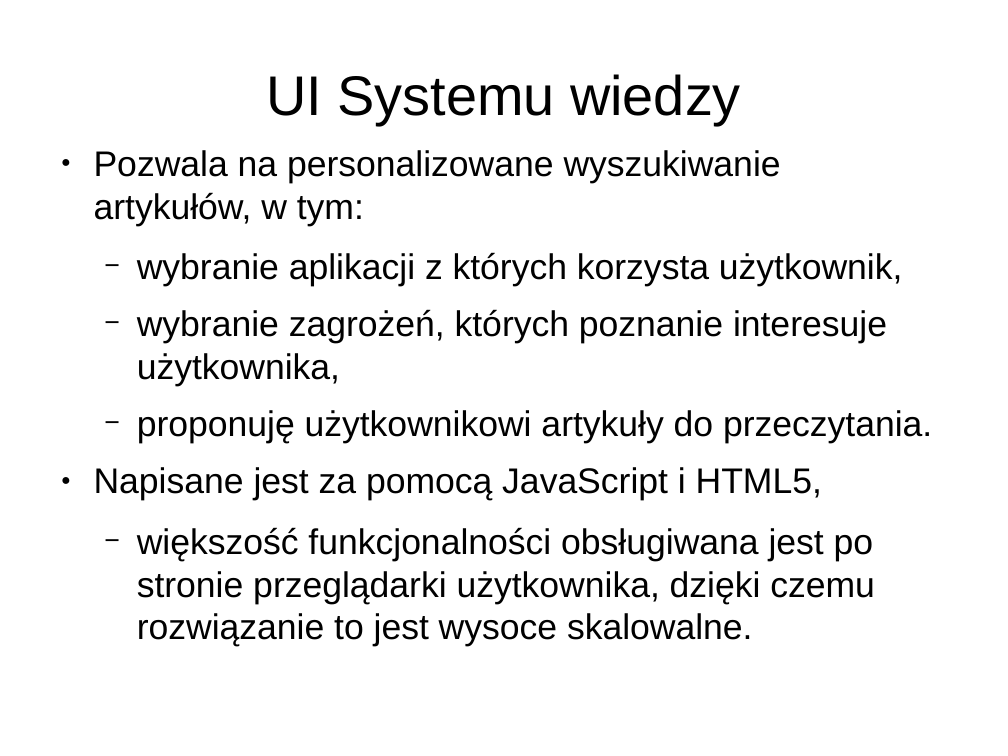
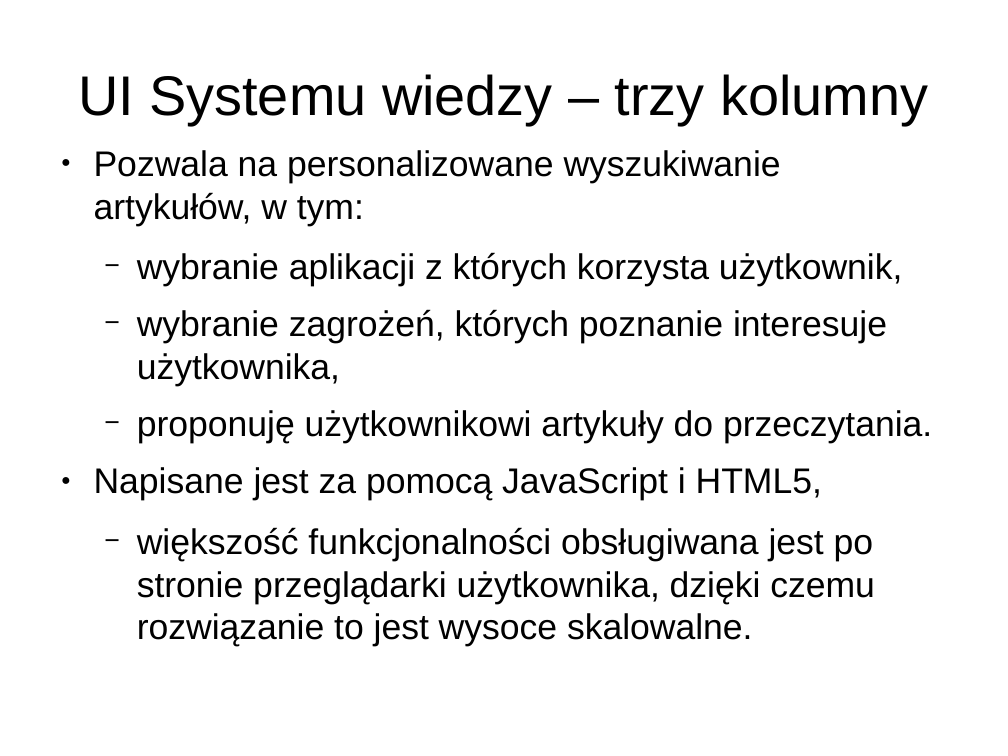
Before and after one commit to jglodek/wiki-expert, a slide deck: slide 24 of SDM2.odp (slide 14 before the commit). Drawn at 1008x756 pixels with LibreOffice and Linux fonts; fonts in the diff are those of the drawing. Boxes give left, top, right and bottom in pixels: in the first picture for what was removed or moved away, otherwise in the second. Text is boxed around its words. In the diff, an @@ line names an element or a change of style, - is before the commit and + after.

```diff
--- a/SDM2.odp
+++ b/SDM2.odp
@@ title at bbox=[78, 74, 928, 125]: text changed @@
-UI Systemu wiedzy
+UI Systemu wiedzy – trzy kolumny
```
Also in this commit, not shown: 6 other slides changed, 14 slides added, 2 slides removed, 2 other files.
